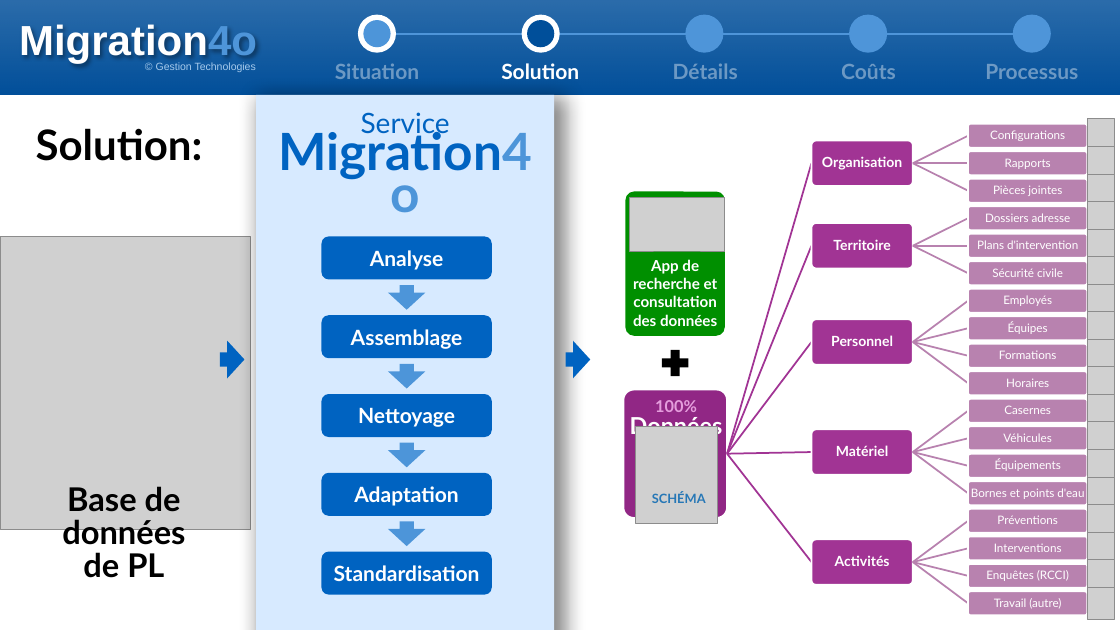
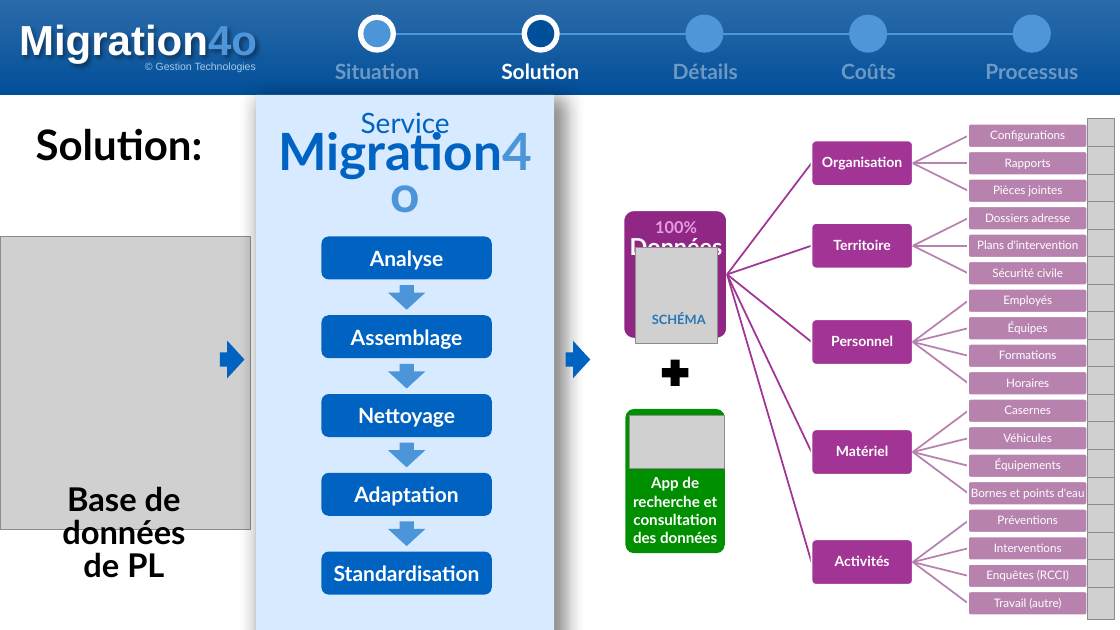
Before and after one commit to s-pedneault/migration4o, a slide deck: slide 6 of admin/Presentation.pptx. Drawn at 1120x630 pixels with LibreOffice and Linux fonts; fonts in the diff are those of the drawing; grey boxes stand for pictures. Boxes give left, top, right and bottom in pixels: in the first picture for what was removed or moved away, otherwise in the second. Text is boxed around its words. In the diff, an @@ line names an element or a change of style, - is before the commit and + after.

```diff
--- a/admin/Presentation.pptx
+++ b/admin/Presentation.pptx
@@ freeform shape at <box>727,163,812,275</box>: rotation 52 to 307 degrees; outline redrawn @@
@@ 2 texts, 1 picture, 1 rounded rectangle: place and size @@
-2 texts, 1 picture, 1 rounded rectangle at <box>623,390,727,523</box>
+2 texts, 1 picture, 1 rounded rectangle at <box>623,210,727,344</box>
@@ freeform shape added at <box>727,245,812,275</box>, outline #A13595 1.5 pt @@
@@ freeform shape at <box>726,274,812,562</box>: rotation 307 to 73 degrees; outline redrawn @@
@@ freeform shape at <box>727,274,812,452</box>: rotation 292 to 64 degrees; outline redrawn @@
@@ freeform shape at <box>727,274,812,342</box>: rotation 286 to 38 degrees; outline redrawn @@
@@ plus: place and size @@
-plus at <box>662,350,688,376</box>
+plus at <box>662,360,688,386</box>
@@ rounded rectangle "App de recherche et consultation ...": place and size @@
-rounded rectangle "App de recherche et consultation ..." at <box>626,192,725,336</box>
+rounded rectangle "App de recherche et consultation ..." at <box>626,409,725,554</box>
@@ picture: place and size @@
-picture at <box>629,197,725,251</box>
+picture at <box>629,415,725,469</box>
@@ freeform shape removed at <box>728,452,812,455</box> @@
```
Also in this commit, not shown: 3 other slides changed.
